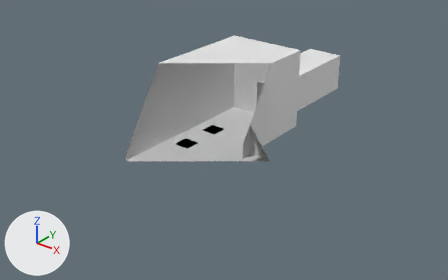
Renders of the Blender file DyNaDeMo/assets/Textures/PuzzleRoute.blend from each side of a commit.
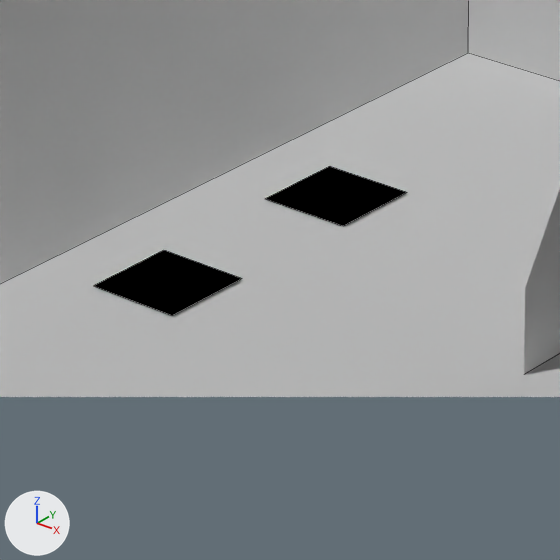
Each version appears first whole from a 50 mm lens placed at (8.55, -10.38, 6.57), pointed at (1.01, -0.96, 0.73), and next in a close-up on the part from 36% to 56% of the width and 35% to 67% of the height. The axes (+X, +Y, +Z) are drawn at lower left. The lights are the same throughout. The close-ups show mesh edges as thin lines. Everything nearer to the camera than a plane just in front of the edit is cut away.

Names of what the first close-up shows: 'PressurePlateBase1', 'PressurePlateBase2', 'Room', 'TallCorridor1'.
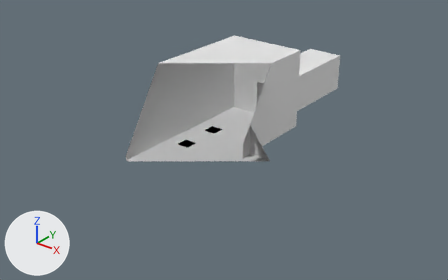
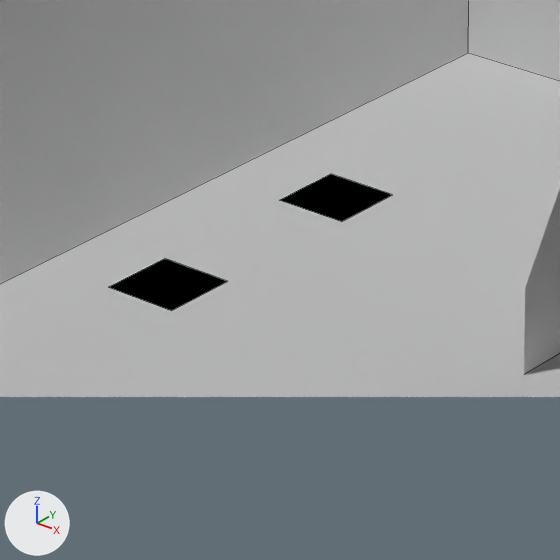
Commit message: crate now affects pressurePlate (need to change bounding box)

Boxes [x1, y1, x2, y2] around the edits, measured in the close-ups (560 x 560 px):
'PressurePlateBase2', deleted (black): before [94, 250, 242, 315]
'PressurePlateBase1', deleted (black): before [265, 166, 406, 226]
'PressurePlate2', added (black): after [109, 258, 227, 311]
'PressurePlate1', added (black): after [280, 174, 392, 222]

Patch to the scene script:
```diff
--- a/DyNaDeMo/assets/Textures/PuzzleRoute.blend.py
+++ b/DyNaDeMo/assets/Textures/PuzzleRoute.blend.py
@@ mat_pressureplate_001 @@
+mat_pressureplate_001 = diffuse_material('PressurePlate.001')
+mat_pressureplate_001.base_color = (0.0, 0.0, 0.0)  # black #000000
@@ me_pressureplate1 @@
+me_pressureplate1.from_pydata([(1.0, -1.0, 0.0), (-1.0, -1.0, 0.0), (1.0, 1.0, 0.0), (-1.0, 1.0, 0.0)], [], [(1, 0, 2, 3)])
+me_pressureplate1.materials.append(mat_pressureplate_001)  # black #000000
@@ me_pressureplate2 @@
+me_pressureplate2.from_pydata([(1.0, -1.0, 0.0), (-1.0, -1.0, 0.0), (1.0, 1.0, 0.0), (-1.0, 1.0, 0.0)], [], [(1, 0, 2, 3)])
+me_pressureplate2.materials.append(mat_pressureplate)  # black #000000
@@ ob_pressureplatebase2 @@
-ob_pressureplatebase2 = bpy.data.objects.new('PressurePlateBase2', me_plane_003)
-ob_pressureplatebase2.parent = ob_room
-ob_pressureplatebase2.matrix_parent_inverse = Matrix(((1.0, 0.0, 0.0, 0.0), (0.0, 0.5, 0.0, 0.0), (0.0, 0.0, 1.0, 0.0), (0.0, 0.0, 0.0, 1.0)))
-ob_pressureplatebase2.location = (-0.5, -0.5, 0.0)
-ob_pressureplatebase2.scale = (0.2, 0.2, 0.00004)
@@ ob_pressureplatebase1 @@
-ob_pressureplatebase1 = bpy.data.objects.new('PressurePlateBase1', me_plane_001)
-ob_pressureplatebase1.parent = ob_room
-ob_pressureplatebase1.matrix_parent_inverse = Matrix(((1.0, 0.0, 0.0, 0.0), (0.0, 0.5, 0.0, 0.0), (0.0, 0.0, 1.0, 0.0), (0.0, 0.0, 0.0, 1.0)))
-ob_pressureplatebase1.location = (-0.5, 0.5, 0.0)
-ob_pressureplatebase1.scale = (0.2, 0.2, 0.4)
@@ ob_pressureplate1 @@
+ob_pressureplate1 = bpy.data.objects.new('PressurePlate1', me_pressureplate1)
+ob_pressureplate1.parent = ob_room
+ob_pressureplate1.matrix_parent_inverse = Matrix(((1.0, 0.0, 0.0, 0.0), (0.0, 0.5, 0.0, 0.0), (0.0, 0.0, 1.0, 0.0), (0.0, 0.0, 0.0, 1.0)))
+ob_pressureplate1.location = (-0.5, 0.5, 0.001)
+ob_pressureplate1.scale = (0.16, 0.16, 0.16)
@@ ob_pressureplate2 @@
+ob_pressureplate2 = bpy.data.objects.new('PressurePlate2', me_pressureplate2)
+ob_pressureplate2.parent = ob_room
+ob_pressureplate2.matrix_parent_inverse = Matrix(((1.0, 0.0, 0.0, 0.0), (0.0, 0.5, 0.0, 0.0), (0.0, 0.0, 1.0, 0.0), (0.0, 0.0, 0.0, 1.0)))
+ob_pressureplate2.location = (-0.5, -0.5, 0.001)
+ob_pressureplate2.scale = (0.16, 0.16, 0.16)
```
